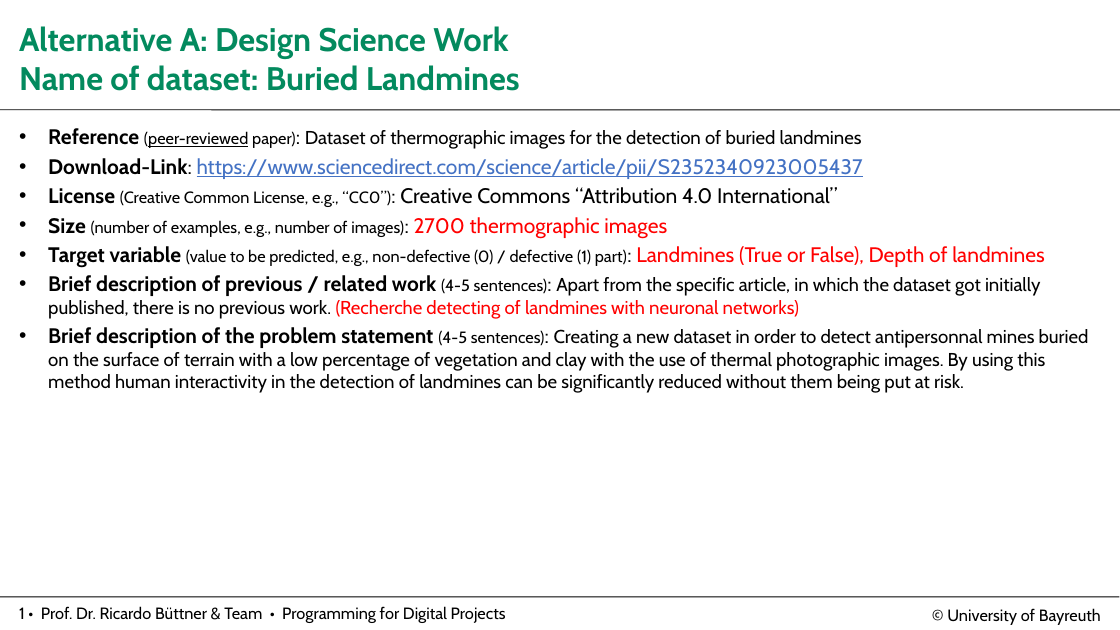
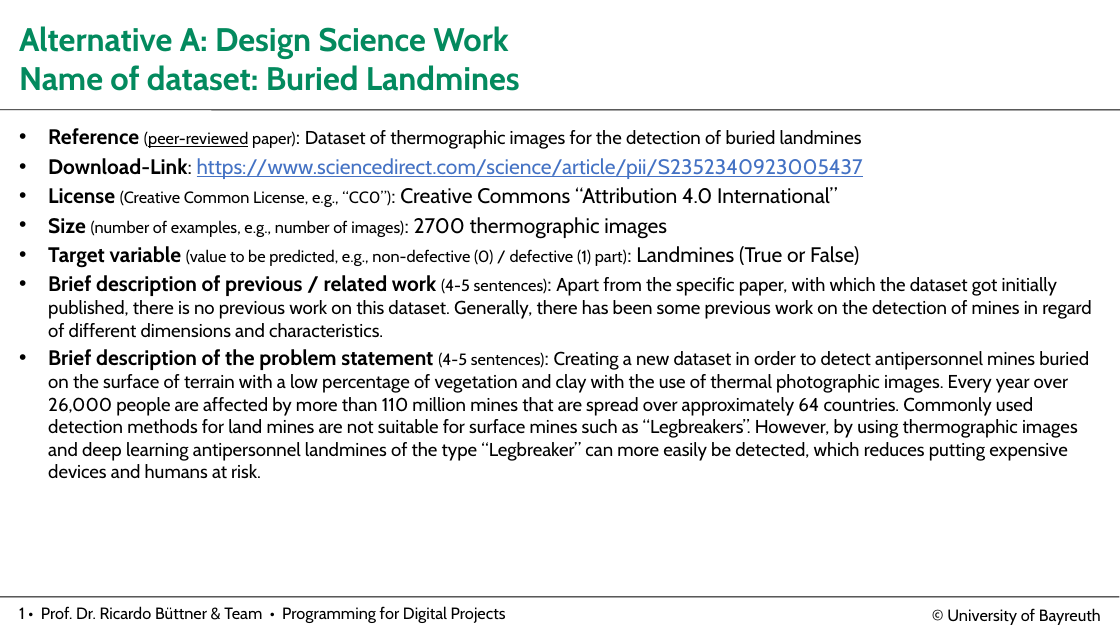
Before and after one commit to PaulZaha/Frac_Detection, a slide deck: slide 1 of Textual zeugs/Submission_Buried Landmines (Draft).pptx. Drawn at 1120x630 pixels with LibreOffice and Linux fonts; fonts in the diff are those of the drawing; background and template pictures are left out. Boxes give left, top, right and bottom in pixels: in the first picture for what was removed or moved away, otherwise in the second. Text is boxed around its words. In the diff, an @@ line names an element or a change of style, - is before the commit and + after.

```diff
--- a/Textual zeugs/Submission_Buried Landmines (Draft).pptx
+++ b/Textual zeugs/Submission_Buried Landmines (Draft).pptx
@@ text at [48, 217, 667, 239]: text colour #FF0000 to #000000 in "2700 thermographic images" @@
@@ text at [48, 246, 1092, 479]: text changed @@
-• Target variable (value to be predicted, e.g., non-defective (0) / defective (1) part): Landmines (True or False), Depth of landmines
-• Brief description of previous / related work (4-5 sentences): Apart from the specific article, in which the dataset got initially published, there is no previous work. (Recherche detecting of landmines with neuronal networks)
-• Brief description of the problem statement (4-5 sentences): Creating a new dataset in order to detect antipersonnal mines buried on the surface of terrain with a low percentage of vegetation and clay with the use of thermal photographic images. By using this method human interactivity in the detection of landmines can be significantly reduced without them being put at risk.
+• Target variable (value to be predicted, e.g., non-defective (0) / defective (1) part): Landmines (True or False)
+• Brief description of previous / related work (4-5 sentences): Apart from the specific paper, with which the dataset got initially published, there is no previous work on this dataset. Generally, there has been some previous work on the detection of mines in regard of different dimensions and characteristics.
+• Brief description of the problem statement (4-5 sentences): Creating a new dataset in order to detect antipersonnel mines buried on the surface of terrain with a low percentage of vegetation and clay with the use of thermal photographic images. Every year over 26,000 people are affected by more than 110 million mines that are spread over approximately 64 countries. Commonly used detection methods for land mines are not suitable for surface mines such as “Legbreakers”. However, by using thermographic images and deep learning antipersonnel landmines of the type “Legbreaker” can more easily be detected, which reduces putting expensive devices and humans at risk.
```
Also in this commit, not shown: 1 other file.
